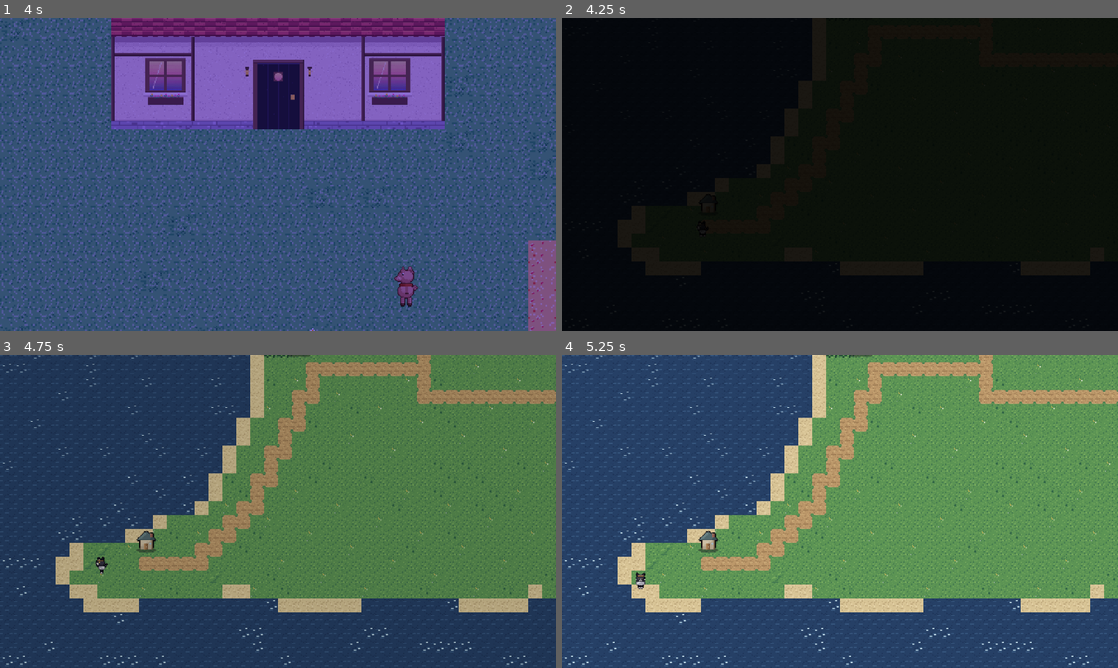
Above: before the commit, frames 1-4 (two rows, left to right).
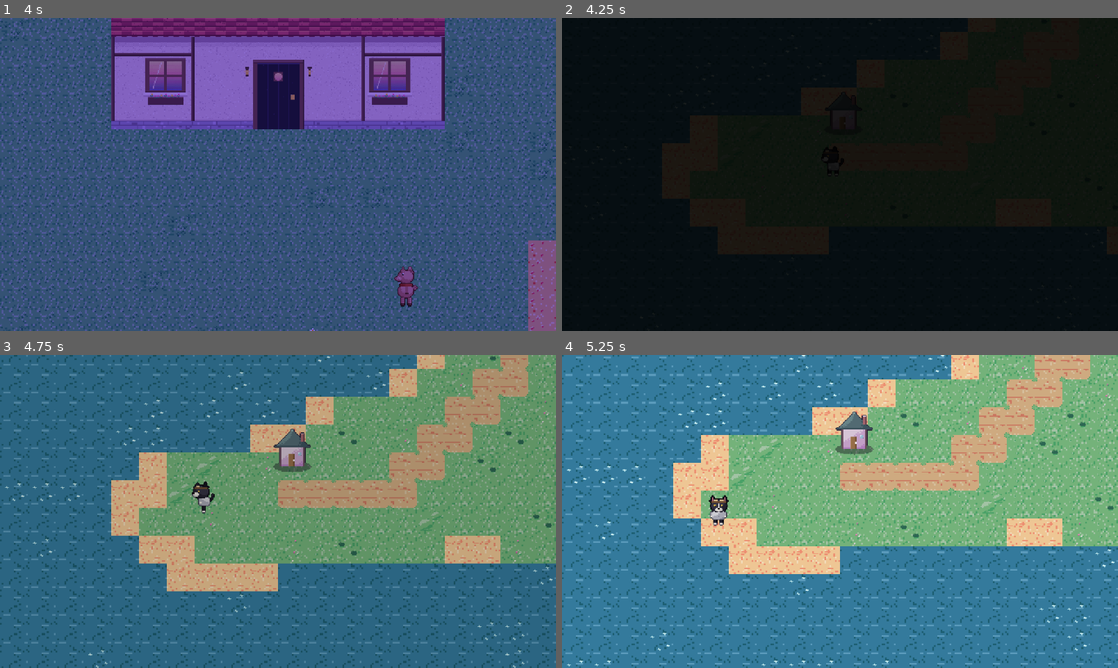
Above: after the commit, the same moments.

Repository: tcober/ProfessorPoopyPawsGodot
Game: Godot game, scene res://scene/title.tscn
The game is run twice, just before and just after one commit, with the same random seed, the same clock (stepped at 60 frames per second) and the same inputs.
Inputs:
- Up to frame 1 (4 s): tap Space at 0.5 s; hold D (move_right) 0.53-1.28 s; hold J (attack) 0.53-1.28 s; tap K (jump) at 0.77, 1.07, 1.52, 1.82, 3.02, 3.32, 3.77 s; hold S (move_down) 1.28-2.03 s; tap J (attack) at 1.35, 2.85 s; tap Enter (ui_accept) at 2 s; hold D (move_right) 2.03-2.78 s; hold J (attack) 2.03-2.78 s; hold W (move_up) 2.78-3.53 s; hold A (move_left) from 3.53 s (still down); hold J (attack) from 3.53 s (still down)
- Up to frame 2 (4.25 s): keep holding A (move_left); keep holding J (attack); tap K (jump) at 4.07 s; tap Escape (ui_cancel) at 4.15 s
- Up to frame 3 (4.75 s): keep holding A (move_left); release J (attack) at 4.28 s; tap J (attack) at 4.35 s; tap K (jump) at 4.52 s
- Up to frame 4 (5.25 s): tap K (jump) at 4.82 s; release A (move_left) at 5.03 s; hold S (move_down) from 5.03 s (still down); hold J (attack) from 5.03 s (still down)

Frame 1 is identical in both runs. In frame 2, 0.4% of the frame differs, in the area x 18-28%, y 31-67%; in frame 3, 97%; in frame 4, 98%, in the area x 0-100%, y 0-100%.

Commit message:
Art restart phase 3: overworld at 2x — violet wastes, 48px chibi, 64px icons
- _gen_overworld.py rewritten on _artlib/_palette: 32px terrain (256x96, same
  8x3 atlas contract), sea/grass/sand/path/wastes ramps derived from
  SCENES[overworld]; drained wastes pushed hot violet-magenta, crystal glows;
  chibi rebuilt as a 48px mini field sprite from Cell primitives; five 64px
  landmark icons re-authored.
- overworld_tileset.tres: tile_size/texture_region_size 32, polygons +-16,
  same collision tiles. overworld_basil_frames.tres regions doubled.
- overworld.gd TILE 32 + spawn offset (0,52); overworld.tscn markers/spawn
  positions x2, icon regions 64px; overworld_player speed 180, shapes x2.

Co-Authored-By: Claude Fable 5 <noreply@anthropic.com>

Diff:
--- a/assets/overworld_tileset.tres
+++ b/assets/overworld_tileset.tres
@@ -4,10 +4,11 @@
 
 [sub_resource type="TileSetAtlasSource" id="atlas_0"]
 texture = ExtResource("1_tex")
+texture_region_size = Vector2i(32, 32)
 0:0/0 = 0
-0:0/0/physics_layer_0/polygon_0/points = PackedVector2Array(-8, -8, 8, -8, 8, 8, -8, 8)
+0:0/0/physics_layer_0/polygon_0/points = PackedVector2Array(-16, -16, 16, -16, 16, 16, -16, 16)
 1:0/0 = 0
-1:0/0/physics_layer_0/polygon_0/points = PackedVector2Array(-8, -8, 8, -8, 8, 8, -8, 8)
+1:0/0/physics_layer_0/polygon_0/points = PackedVector2Array(-16, -16, 16, -16, 16, 16, -16, 16)
 2:0/0 = 0
 3:0/0 = 0
 4:0/0 = 0
@@ -15,27 +16,27 @@
 6:0/0 = 0
 7:0/0 = 0
 0:1/0 = 0
-0:1/0/physics_layer_0/polygon_0/points = PackedVector2Array(-8, -8, 8, -8, 8, 8, -8, 8)
+0:1/0/physics_layer_0/polygon_0/points = PackedVector2Array(-16, -16, 16, -16, 16, 16, -16, 16)
 1:1/0 = 0
-1:1/0/physics_layer_0/polygon_0/points = PackedVector2Array(-8, -8, 8, -8, 8, 8, -8, 8)
+1:1/0/physics_layer_0/polygon_0/points = PackedVector2Array(-16, -16, 16, -16, 16, 16, -16, 16)
 2:1/0 = 0
 3:1/0 = 0
 4:1/0 = 0
-4:1/0/physics_layer_0/polygon_0/points = PackedVector2Array(-8, -8, 8, -8, 8, 8, -8, 8)
+4:1/0/physics_layer_0/polygon_0/points = PackedVector2Array(-16, -16, 16, -16, 16, 16, -16, 16)
 5:1/0 = 0
-5:1/0/physics_layer_0/polygon_0/points = PackedVector2Array(-8, -8, 8, -8, 8, 8, -8, 8)
+5:1/0/physics_layer_0/polygon_0/points = PackedVector2Array(-16, -16, 16, -16, 16, 16, -16, 16)
 6:1/0 = 0
-6:1/0/physics_layer_0/polygon_0/points = PackedVector2Array(-8, -8, 8, -8, 8, 8, -8, 8)
+6:1/0/physics_layer_0/polygon_0/points = PackedVector2Array(-16, -16, 16, -16, 16, 16, -16, 16)
 7:1/0 = 0
-7:1/0/physics_layer_0/polygon_0/points = PackedVector2Array(-8, -8, 8, -8, 8, 8, -8, 8)
+7:1/0/physics_layer_0/polygon_0/points = PackedVector2Array(-16, -16, 16, -16, 16, 16, -16, 16)
 0:2/0 = 0
 1:2/0 = 0
 2:2/0 = 0
-2:2/0/physics_layer_0/polygon_0/points = PackedVector2Array(-8, -8, 8, -8, 8, 8, -8, 8)
+2:2/0/physics_layer_0/polygon_0/points = PackedVector2Array(-16, -16, 16, -16, 16, 16, -16, 16)
 3:2/0 = 0
 
 [resource]
-tile_size = Vector2i(16, 16)
+tile_size = Vector2i(32, 32)
 physics_layer_0/collision_layer = 1
 physics_layer_0/collision_mask = 0
 sources/0 = SubResource("atlas_0")
--- a/entities/player/overworld_basil_frames.tres
+++ b/entities/player/overworld_basil_frames.tres
@@ -4,51 +4,51 @@
 
 [sub_resource type="AtlasTexture" id="ow_0"]
 atlas = ExtResource("1_tex")
-region = Rect2(0, 0, 24, 24)
+region = Rect2(0, 0, 48, 48)
 
 [sub_resource type="AtlasTexture" id="ow_1"]
 atlas = ExtResource("1_tex")
-region = Rect2(24, 0, 24, 24)
+region = Rect2(48, 0, 48, 48)
 
 [sub_resource type="AtlasTexture" id="ow_2"]
 atlas = ExtResource("1_tex")
-region = Rect2(48, 0, 24, 24)
+region = Rect2(96, 0, 48, 48)
 
 [sub_resource type="AtlasTexture" id="ow_3"]
 atlas = ExtResource("1_tex")
-region = Rect2(72, 0, 24, 24)
+region = Rect2(144, 0, 48, 48)
 
 [sub_resource type="AtlasTexture" id="ow_4"]
 atlas = ExtResource("1_tex")
-region = Rect2(0, 24, 24, 24)
+region = Rect2(0, 48, 48, 48)
 
 [sub_resource type="AtlasTexture" id="ow_5"]
 atlas = ExtResource("1_tex")
-region = Rect2(24, 24, 24, 24)
+region = Rect2(48, 48, 48, 48)
 
 [sub_resource type="AtlasTexture" id="ow_6"]
 atlas = ExtResource("1_tex")
-region = Rect2(48, 24, 24, 24)
+region = Rect2(96, 48, 48, 48)
 
 [sub_resource type="AtlasTexture" id="ow_7"]
 atlas = ExtResource("1_tex")
-region = Rect2(72, 24, 24, 24)
+region = Rect2(144, 48, 48, 48)
 
 [sub_resource type="AtlasTexture" id="ow_8"]
 atlas = ExtResource("1_tex")
-region = Rect2(0, 48, 24, 24)
+region = Rect2(0, 96, 48, 48)
 
 [sub_resource type="AtlasTexture" id="ow_9"]
 atlas = ExtResource("1_tex")
-region = Rect2(24, 48, 24, 24)
+region = Rect2(48, 96, 48, 48)
 
 [sub_resource type="AtlasTexture" id="ow_10"]
 atlas = ExtResource("1_tex")
-region = Rect2(48, 48, 24, 24)
+region = Rect2(96, 96, 48, 48)
 
 [sub_resource type="AtlasTexture" id="ow_11"]
 atlas = ExtResource("1_tex")
-region = Rect2(72, 48, 24, 24)
+region = Rect2(144, 96, 48, 48)
 
 [resource]
 animations = [{
--- a/entities/player/overworld_player.gd
+++ b/entities/player/overworld_player.gd
@@ -4,7 +4,7 @@
 ## Basil's chibi travel-map self: 8-way movement and 4-way facing only — no gun, hop,
 ## or health. Location triggers and scene changes are handled by the overworld scene.
 
-@export var speed: float = 90.0
+@export var speed: float = 180.0
 
 @onready var sprite: AnimatedSprite2D = $AnimatedSprite2D
 
--- a/entities/player/overworld_player.tscn
+++ b/entities/player/overworld_player.tscn
@@ -4,7 +4,7 @@
 [ext_resource type="SpriteFrames" path="res://entities/player/overworld_basil_frames.tres" id="2_frames"]
 
 [sub_resource type="RectangleShape2D" id="RectangleShape2D_body"]
-size = Vector2(10, 6)
+size = Vector2(20, 12)
 
 [node name="OverworldPlayer" type="CharacterBody2D"]
 collision_layer = 2
@@ -12,7 +12,7 @@
 script = ExtResource("1_player")
 
 [node name="AnimatedSprite2D" type="AnimatedSprite2D" parent="."]
-position = Vector2(0, -9)
+position = Vector2(0, -18)
 sprite_frames = ExtResource("2_frames")
 animation = &"idle_down"
 autoplay = "idle_down"
--- a/scene/overworld.gd
+++ b/scene/overworld.gd
@@ -5,7 +5,7 @@
 ## Basil's chibi self walks between OverworldLocation markers — unlocked ones fade out
 ## into their zone scene, locked ones announce themselves in the bottom banner.
 
-const TILE := 16
+const TILE := 32
 
 ## Legend: '~' water · 's' sand · '.' grass · '-' path · '=' bridge · 'f' forest
 ## 'e' forest edge · 'h' hills · 'M' mountain · 'S' snow peak · 'r' river · 'c' cliff
@@ -49,7 +49,7 @@
 	"~~~~~~~~~~~~~~~~~~~~~~~~~~~~~~~~~~~~~~~~~~~~~~~~~~~~~~~~~~~~~~~~",
 ]
 
-## Atlas coords in assets/overworld_tiles.png (8x3 grid of 16x16 tiles).
+## Atlas coords in assets/overworld_tiles.png (8x3 grid of 32x32 tiles).
 const T_WATER := Vector2i(0, 0)
 const T_WATER_SPARKLE := Vector2i(1, 0)
 const T_SAND := Vector2i(2, 0)
@@ -91,7 +91,7 @@
 		loc.body_entered.connect(_on_location_entered.bind(loc))
 		loc.body_exited.connect(_on_location_exited.bind(loc))
 		if loc.id == Game.overworld_spawn:
-			player.global_position = loc.global_position + Vector2(0, 26)
+			player.global_position = loc.global_position + Vector2(0, 52)
 	var tw := create_tween()
 	tw.tween_property(fade, "modulate:a", 0.0, 0.7)
 	await get_tree().create_timer(0.8).timeout
--- a/scene/overworld.tscn
+++ b/scene/overworld.tscn
@@ -8,7 +8,7 @@
 [ext_resource type="FontFile" path="res://assets/font/pixel_font.fnt" id="6_font"]
 
 [sub_resource type="RectangleShape2D" id="RectangleShape2D_marker"]
-size = Vector2(20, 14)
+size = Vector2(40, 28)
 
 [node name="Overworld" type="Node2D"]
 script = ExtResource("1_ow")
@@ -19,87 +19,87 @@
 [node name="Locations" type="Node2D" parent="."]
 
 [node name="Home" type="Area2D" parent="Locations"]
-position = Vector2(168, 440)
+position = Vector2(336, 880)
 script = ExtResource("3_loc")
 id = "home"
 display_name = "BASIL'S BLUFF"
 locked_text = "HOME. IT CAN WAIT."
 
 [node name="Sprite2D" type="Sprite2D" parent="Locations/Home"]
-position = Vector2(0, -12)
+position = Vector2(0, -24)
 texture = ExtResource("4_icons")
 region_enabled = true
-region_rect = Rect2(0, 0, 32, 32)
+region_rect = Rect2(0, 0, 64, 64)
 
 [node name="CollisionShape2D" type="CollisionShape2D" parent="Locations/Home"]
 shape = SubResource("RectangleShape2D_marker")
 
 [node name="Meadow" type="Area2D" parent="Locations"]
-position = Vector2(344, 216)
+position = Vector2(688, 432)
 script = ExtResource("3_loc")
 id = "meadow"
 display_name = "WHISKER MEADOW"
 target_scene = "res://scene/test_room.tscn"
 
 [node name="Sprite2D" type="Sprite2D" parent="Locations/Meadow"]
-position = Vector2(0, -12)
+position = Vector2(0, -24)
 texture = ExtResource("4_icons")
 region_enabled = true
-region_rect = Rect2(64, 0, 32, 32)
+region_rect = Rect2(128, 0, 64, 64)
 
 [node name="CollisionShape2D" type="CollisionShape2D" parent="Locations/Meadow"]
 shape = SubResource("RectangleShape2D_marker")
 
 [node name="Town" type="Area2D" parent="Locations"]
-position = Vector2(808, 184)
+position = Vector2(1616, 368)
 script = ExtResource("3_loc")
 id = "town"
 display_name = "ALEMBIC TOWN"
 locked_text = "THE ACADEMY GATES ARE SHUT. (COMING SOON)"
 
 [node name="Sprite2D" type="Sprite2D" parent="Locations/Town"]
-position = Vector2(0, -12)
+position = Vector2(0, -24)
 texture = ExtResource("4_icons")
 region_enabled = true
-region_rect = Rect2(32, 0, 32, 32)
+region_rect = Rect2(64, 0, 64, 64)
 
 [node name="CollisionShape2D" type="CollisionShape2D" parent="Locations/Town"]
 shape = SubResource("RectangleShape2D_marker")
 
 [node name="Cave" type="Area2D" parent="Locations"]
-position = Vector2(488, 168)
+position = Vector2(976, 336)
 script = ExtResource("3_loc")
 id = "cave"
 display_name = "THE BURROWS"
 locked_text = "TOO DARK WITHOUT A LIGHT. (COMING SOON)"
 
 [node name="Sprite2D" type="Sprite2D" parent="Locations/Cave"]
-position = Vector2(0, -12)
+position = Vector2(0, -24)
 texture = ExtResource("4_icons")
 region_enabled = true
-region_rect = Rect2(96, 0, 32, 32)
+region_rect = Rect2(192, 0, 64, 64)
 
 [node name="CollisionShape2D" type="CollisionShape2D" parent="Locations/Cave"]
 shape = SubResource("RectangleShape2D_marker")
 
 [node name="Obelisk" type="Area2D" parent="Locations"]
-position = Vector2(840, 400)
+position = Vector2(1680, 800)
 script = ExtResource("3_loc")
 id = "obelisk"
 display_name = "THE DRAIN"
 locked_text = "THE MAGIC WENT SOMEWHERE EAST OF EAST. (COMING SOON)"
 
 [node name="Sprite2D" type="Sprite2D" parent="Locations/Obelisk"]
-position = Vector2(0, -12)
+position = Vector2(0, -24)
 texture = ExtResource("4_icons")
 region_enabled = true
-region_rect = Rect2(128, 0, 32, 32)
+region_rect = Rect2(256, 0, 64, 64)
 
 [node name="CollisionShape2D" type="CollisionShape2D" parent="Locations/Obelisk"]
 shape = SubResource("RectangleShape2D_marker")
 
 [node name="OverworldPlayer" parent="." instance=ExtResource("5_player")]
-position = Vector2(168, 466)
+position = Vector2(336, 932)
 
 [node name="UI" type="CanvasLayer" parent="."]
 layer = 10
Binary file changed: assets/overworld_basil.png
Binary file changed: assets/overworld_icons.png
Binary file changed: assets/overworld_tiles.png
Not shown, changed: assets/_gen_overworld.py
